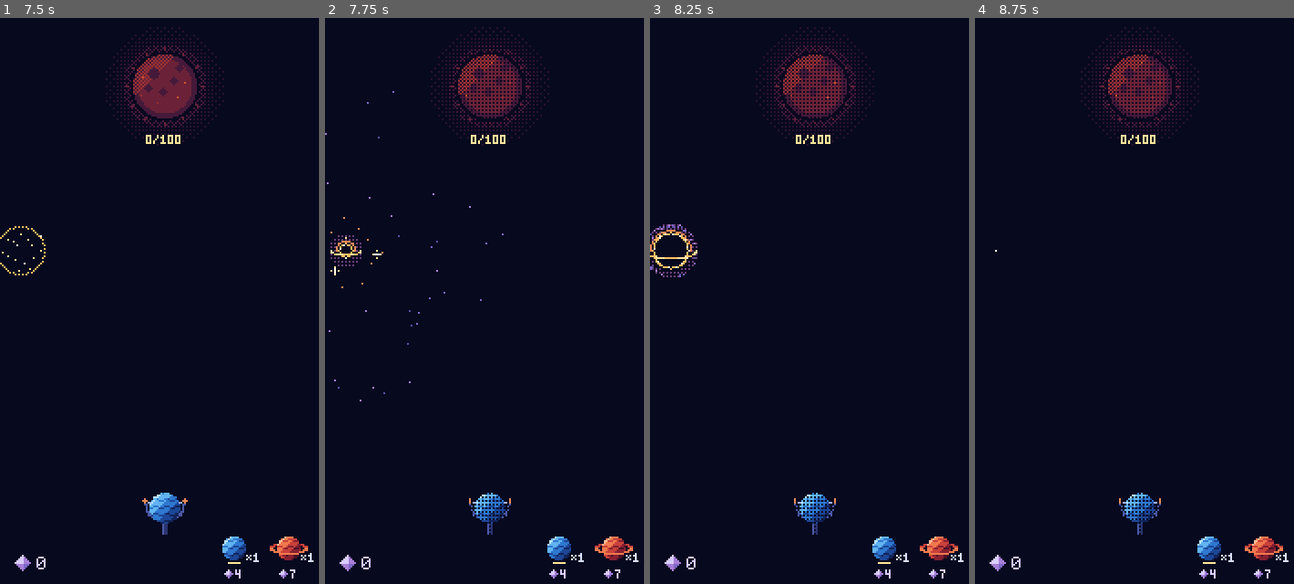
Above: before the commit, frames 1-4 (left to right).
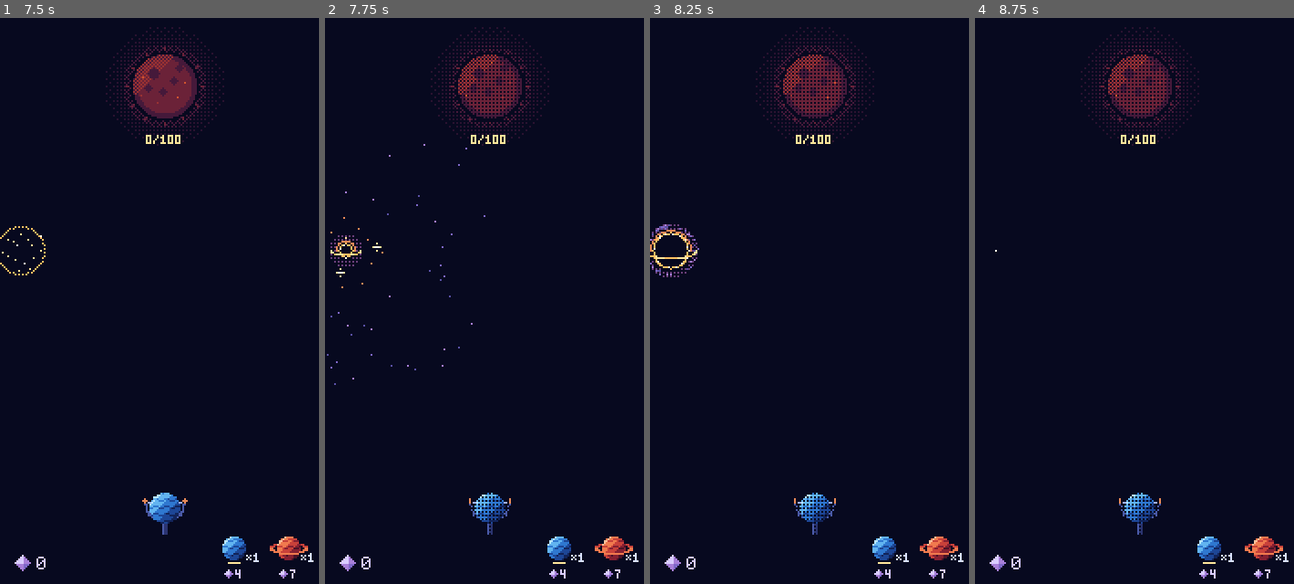
Above: after the commit, the same moments.

Repository: mrafael1/DustInSpace
Game: Godot game, scene res://game/scenes/main.tscn
Same seed, same stepped clock (60 frames per second), same inputs: the game is played once before the commit and once after it.
Inputs (mouse positions are in pixels of both pictures, inside the frame that each line leads up to):
- Up to frame 1 (7.5 s): tap Enter at 0.5, 2, 3.5 s; move the mouse to (236, 278) at 0.52 s; hold Shift 0.53-1.25 s; click (236, 278) at 0.67 s; tap Space at 1.25, 2.75, 4.25 s; drag from (98, 334) to (146, 425) at 1.27 s; move the mouse to (197, 176) at 2.02 s; tap Ctrl at 2.1 s; click (197, 176) at 2.17 s; drag from (146, 425) to (66, 216) at 2.77 s; move the mouse to (261, 391) at 3.52 s; tap B at 3.6 s; click (261, 391) at 3.67 s; drag from (66, 216) to (114, 159) at 4.27 s; move the mouse to (181, 306) at 5.02 s; tap Alt at 5.1 s; click (181, 306) at 5.17 s; drag from (114, 159) to (98, 334) at 5.77 s; move the mouse to (236, 278) at 6.52 s; tap L at 6.6 s; click (236, 278) at 6.67 s; drag from (98, 334) to (146, 425) at 7.27 s
- Up to frame 2 (7.75 s): no input
- Up to frame 3 (8.25 s): move the mouse to (847, 176) at 8.02 s; hold Shift from 8.03 s (still down); click (847, 176) at 8.17 s
- Up to frame 4 (8.75 s): keep holding Shift

Frame 1 is identical in both runs. In frame 2, 0.2% of the frame differs, in the area x 0-56%, y 12-68%; in frame 3, 0.1%; in frame 4, nothing differs.

Commit message:
fix: stars stay on screen falling into a Big Bang near an edge
The swirl rotated a star's whole remaining distance from the start, so a
hole near an edge swung far stars off screen for most of the collapse.
The turn now scales with hover / distance, so far stars fall nearly
straight and only swirl near the hole (orbits speed up as they close in),
and the path is clamped to the sky's inner rect, like star flights, so
even a hole in a corner keeps every star visible.

Co-Authored-By: Claude Opus 5.5 <noreply@anthropic.com>

Diff:
--- a/game/scenes/star_view.gd
+++ b/game/scenes/star_view.gd
@@ -189,7 +189,7 @@
 				return
 		State.COLLAPSING:
 			var k: float = minf(_time / _collapse_duration, 1.0)
-			position = Vector2(collapse_point(_from, _collapse_point, k, _collapse_swirl, _collapse_hover))
+			position = Vector2(collapse_point(_from, _collapse_point, k, _collapse_swirl, _collapse_hover, _bounds))
 			if k >= 1.0:
 				dissolved.emit(self)
 				queue_free()
@@ -238,17 +238,24 @@
 
 
 ## Where a collapsing star is at progress `k` (0-1), on whole pixels. Like falling into a black
-## hole: fast at first, then slower and slower as it nears `hover` px from `point` (an ease-out),
-## orbiting `swirl` turns meanwhile; from SWALLOW_AT it drops through to `point`.
-static func collapse_point(from: Vector2i, point: Vector2i, k: float, swirl: float, hover: int = 0) -> Vector2i:
+## hole: fast at first, then slower and slower as it nears `hover` px from `point` (an ease-out);
+## from SWALLOW_AT it drops through to `point`. It orbits faster the closer it gets (the turn
+## scales with hover / distance), so a far star falls nearly straight and swirls up to `swirl`
+## turns near the hole. With `bounds`, the path is clamped inside them: a hole in a corner of
+## the sky never swings a star off screen, and `point` itself must be inside them.
+static func collapse_point(from: Vector2i, point: Vector2i, k: float, swirl: float, hover: int = 0, bounds: Rect2i = Rect2i()) -> Vector2i:
 	var t: float = clampf(k, 0.0, 1.0)
 	var start: float = Vector2(from - point).length()
 	if start == 0.0:
 		return point
 	var edge: float = minf(float(hover), start)
 	var dist: float = (edge + (start - edge) * (1.0 - t) * (1.0 - t)) * (1.0 - smoothstep(SWALLOW_AT, 1.0, t))
-	var offset := Vector2(from - point).normalized().rotated(TAU * swirl * t) * dist
-	return point + Vector2i(offset.round())
+	var closeness: float = clampf(edge / maxf(dist, 1.0), 0.0, 1.0) if edge > 0.0 else 1.0
+	var offset := Vector2(from - point).normalized().rotated(TAU * swirl * t * closeness) * dist
+	var at: Vector2i = point + Vector2i(offset.round())
+	if bounds.has_area():
+		at = at.clamp(bounds.position, bounds.end - Vector2i.ONE)
+	return at
 
 
 static func _ease_out_back(k: float) -> float:
--- a/tests/test_big_bang.gd
+++ b/tests/test_big_bang.gd
@@ -172,6 +172,40 @@
 		assert_true(colour in [Palette.N6, Palette.N7, Palette.N8], "cool: sky dust isn't worth anything")
 
 
+func test_the_reviewed_corner_collapse_stays_on_screen() -> void:
+	var bounds: Rect2i = StarScatter.inner_rect(Fixtures.SKY)
+	var from := Vector2i(171, 241)
+	var hole := StarScatter.clamp_to_sky(Vector2i(8, 86), Fixtures.SKY)
+	for step: int in 61:
+		var at: Vector2i = StarView.collapse_point(from, hole, step / 60.0, BigBangSequence.SWIRL, BigBangSequence.HOVER, bounds)
+		assert_true(bounds.has_point(at), "frame %d: %s stays in the sky" % [step, at])
+
+
+func test_stars_stay_visible_falling_into_a_hole_in_any_corner() -> void:
+	var bounds: Rect2i = StarScatter.inner_rect(Fixtures.SKY)
+	var corners: Array[Vector2i] = [bounds.position, Vector2i(bounds.end.x - 1, bounds.position.y),
+		Vector2i(bounds.position.x, bounds.end.y - 1), bounds.end - Vector2i.ONE]
+	for i: int in corners.size():
+		var hole: Vector2i = corners[i]
+		var far: Vector2i = corners[3 - i]
+		var starts: Array[Vector2i] = [far, Vector2i(far.x, hole.y), Vector2i(hole.x, far.y), (hole + far) / 2]
+		for from: Vector2i in starts:
+			var outside: int = 0
+			for step: int in 61:
+				if not bounds.has_point(StarView.collapse_point(from, hole, step / 60.0, BigBangSequence.SWIRL, BigBangSequence.HOVER, bounds)):
+					outside += 1
+			assert_eq(outside, 0, "hole %s, star from %s: every frame on screen" % [hole, from])
+			assert_eq(StarView.collapse_point(from, hole, 1.0, BigBangSequence.SWIRL, BigBangSequence.HOVER, bounds), hole, "and into the hole")
+
+
+func test_far_stars_fall_nearly_straight_and_swirl_near_the_hole() -> void:
+	var from := Vector2i(150, 0)
+	var early: Vector2i = StarView.collapse_point(from, Vector2i.ZERO, 0.2, BigBangSequence.SWIRL, BigBangSequence.HOVER)
+	assert_lt(absf(Vector2(early).angle()), 0.2, "far away: nearly radial")
+	var late: Vector2i = StarView.collapse_point(from, Vector2i.ZERO, 0.8, BigBangSequence.SWIRL, BigBangSequence.HOVER)
+	assert_gt(absf(Vector2(late).angle()), 0.8, "near the hole: orbiting")
+
+
 func test_a_shockwave_ring_grows_and_cools() -> void:
 	assert_true(BigBangSequence.ring_pixels(-0.1).is_empty(), "a staggered ring waits")
 	assert_true(BigBangSequence.ring_pixels(1.0).is_empty())
--- a/tests/test_sky.gd
+++ b/tests/test_sky.gd
@@ -153,6 +153,25 @@
 	assert_eq(_views().size(), 0, "then gone")
 
 
+func test_a_corner_big_bang_keeps_every_star_on_screen() -> void:
+	run.add_star(Star.Size.BIG, Vector2i(171, 241))
+	run.add_star(Star.Size.MEDIUM, Vector2i(170, 90))
+	sky.setup(run, sequencer)
+	run.force_next_big_bang = true
+	run.launch(Vector2i(8, 86))
+	sequencer.advance(0.0)
+	var bounds: Rect2i = StarScatter.inner_rect(run.sky_rect)
+	var off_screen: int = 0
+	var frames: int = ceili((BigBangSequence.FREEZE_AT + BigBangSequence.COLLAPSE_TIME) / STEP)
+	for i: int in frames:
+		_play(STEP)
+		for view: StarView in _views():
+			if not bounds.has_point(Vector2i(view.position)):
+				off_screen += 1
+	assert_eq(off_screen, 0, "no star leaves the sky on its way into a corner hole")
+	assert_eq(_views().size(), 0)
+
+
 func test_decoys_are_never_linkable() -> void:
 	run.force_next_big_bang = true
 	run.launch(Vector2i(90, 160))
